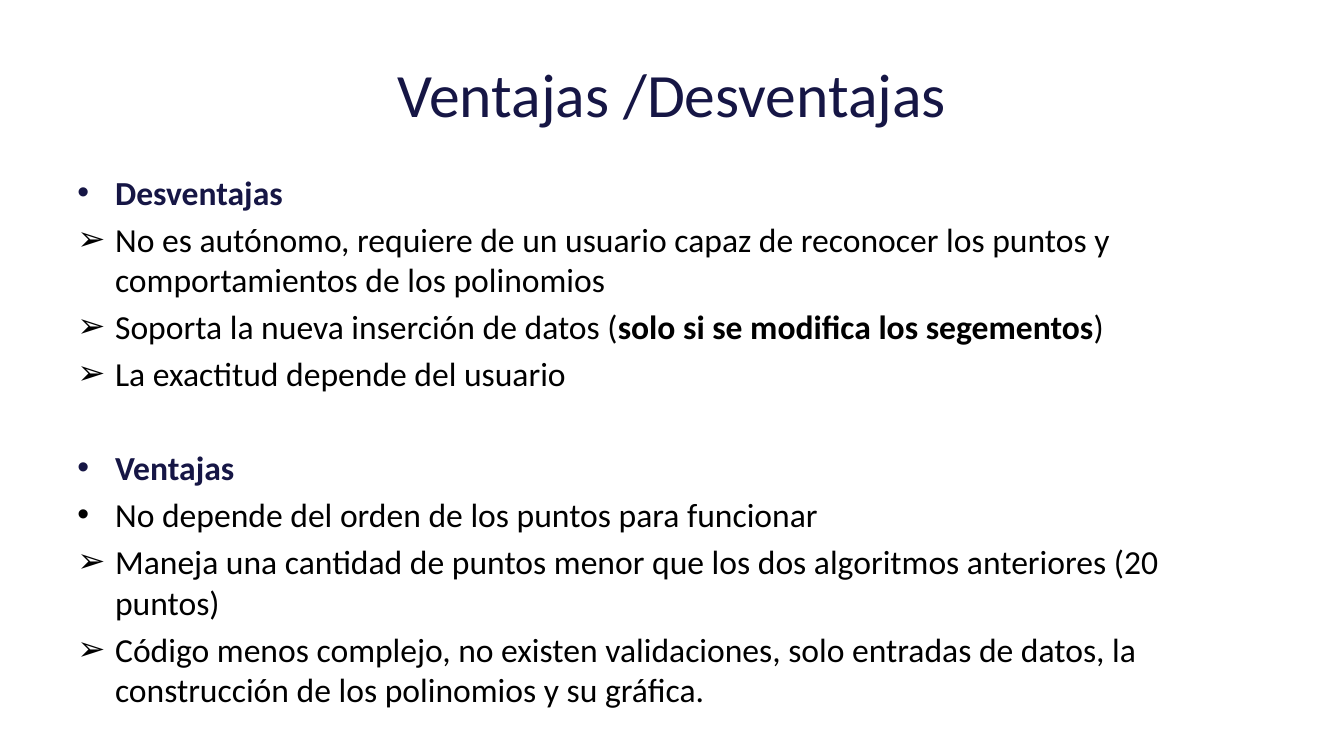
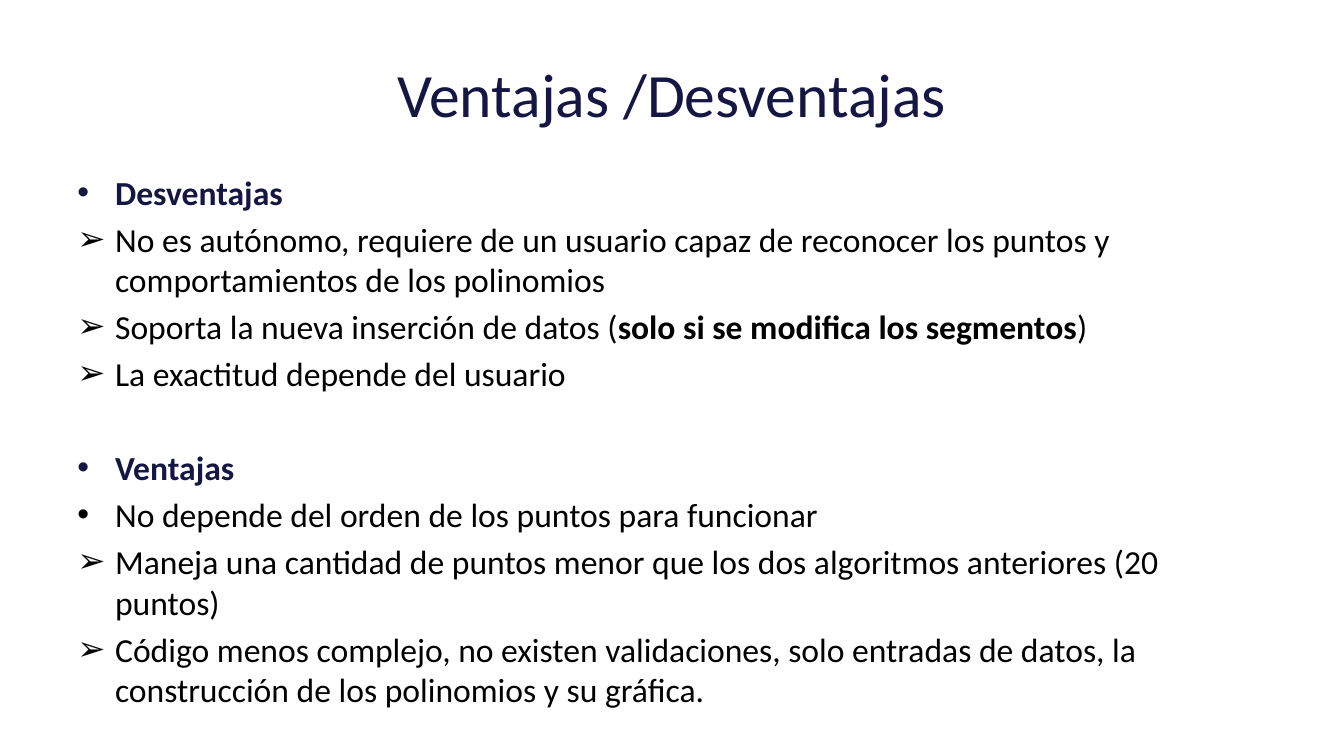
Before and after one commit to Johan-Ortegon-1/Analisis-numerico-1-, a slide deck: slide 14 of Talleres/Taller Interpolacion mano/Presentacion interpolacion de la mano.pptx. Drawn at 1344x756 pixels with LibreOffice and Linux fonts; fonts in the diff are those of the drawing; background and template pictures are left out. Boxes give left, top, right and bottom in pixels: in the first picture for what was removed or moved away, otherwise in the second. Text is boxed around its words. In the diff, an @@ line names an element or a change of style, - is before the commit and + after.

```diff
--- a/Talleres/Taller Interpolacion mano/Presentacion interpolacion de la mano.pptx
+++ b/Talleres/Taller Interpolacion mano/Presentacion interpolacion de la mano.pptx
@@ text at (115, 314, 1087, 345): text changed @@
-➢ Soporta la nueva inserción de datos (solo si se modifica los segementos)
+➢ Soporta la nueva inserción de datos (solo si se modifica los segmentos)
```
Also in this commit, not shown: 2 other slides changed, 3 slides added, 1 other file.
